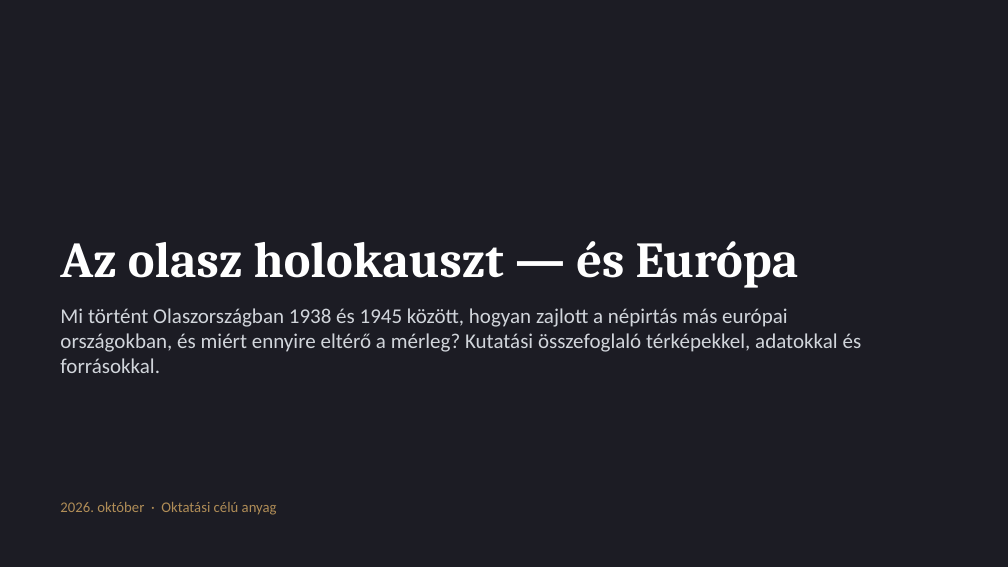
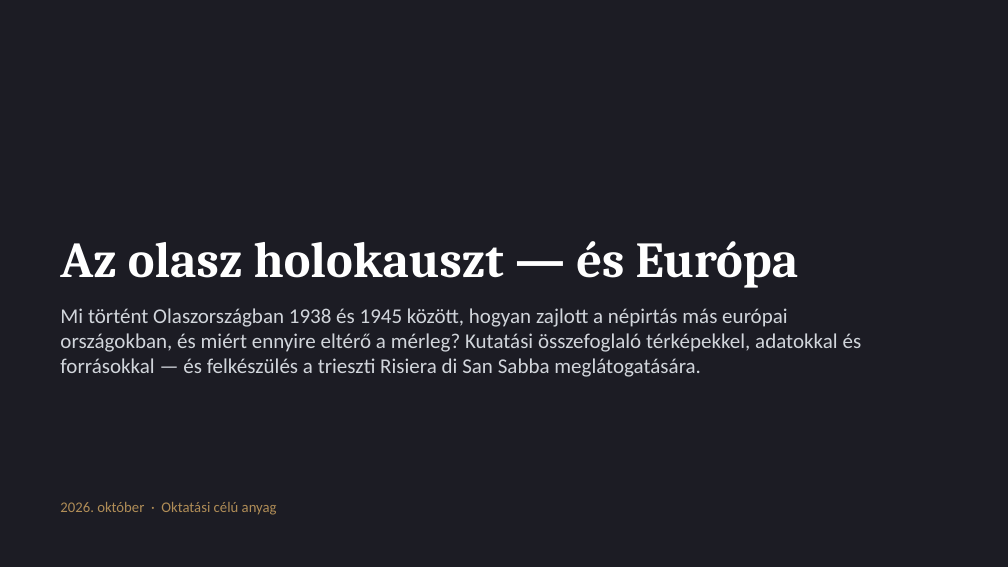
Before and after one commit to peter-racz-rhr/lwk, a slide deck: slide 1 of presentations/Olasz_holokauszt_es_Europa.pptx. Drawn at 1008x567 pixels with LibreOffice and Linux fonts; fonts in the diff are those of the drawing. Boxes give left, top, right and bottom in pixels: in the first picture for what was removed or moved away, otherwise in the second. Text is boxed around its words. In the diff, an @@ line names an element or a change of style, - is before the commit and + after.

```diff
--- a/presentations/Olasz_holokauszt_es_Europa.pptx
+++ b/presentations/Olasz_holokauszt_es_Europa.pptx
@@ text at bbox=[60, 308, 862, 377]: text changed @@
-Mi történt Olaszországban 1938 és 1945 között, hogyan zajlott a népirtás más európai országokban, és miért ennyire eltérő a mérleg? Kutatási összefoglaló térképekkel, adatokkal és forrásokkal.
+Mi történt Olaszországban 1938 és 1945 között, hogyan zajlott a népirtás más európai országokban, és miért ennyire eltérő a mérleg? Kutatási összefoglaló térképekkel, adatokkal és forrásokkal — és felkészülés a trieszti Risiera di San Sabba meglátogatására.
```
Also in this commit, not shown: 1 other slide changed, 12 slides added.
